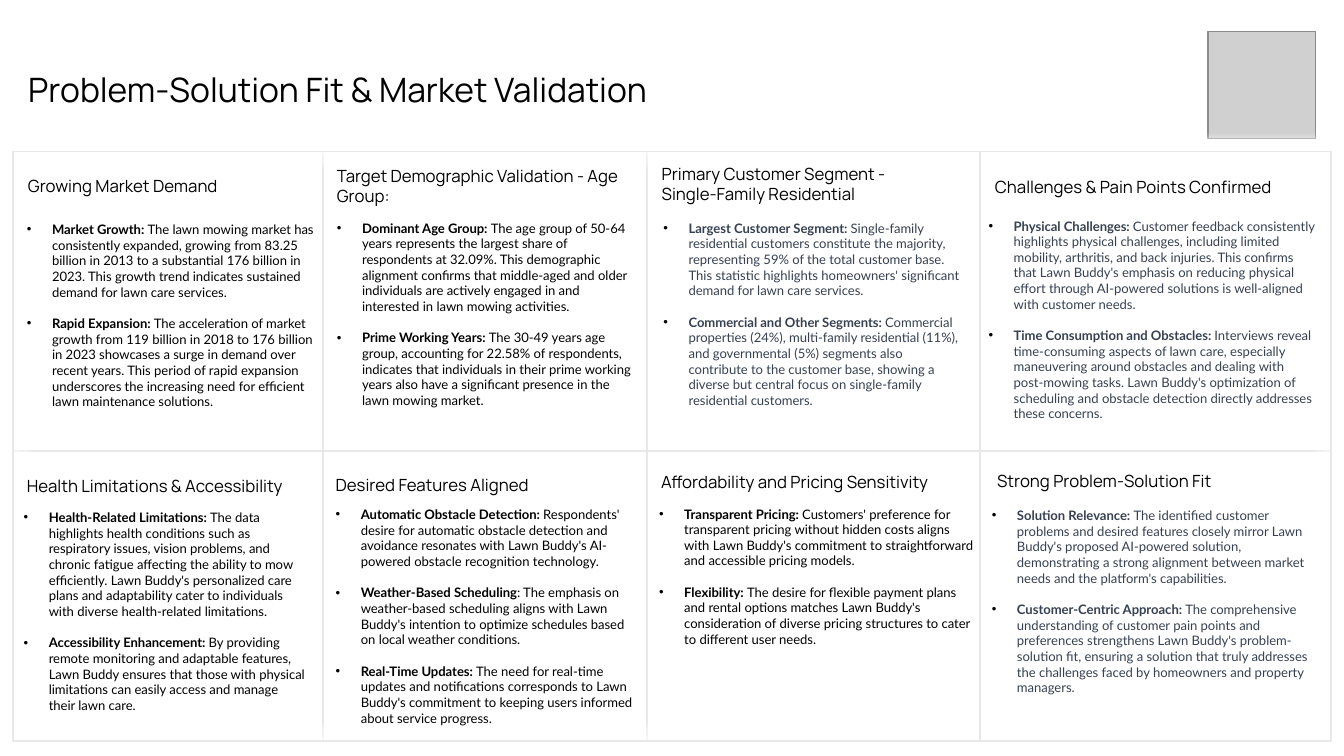
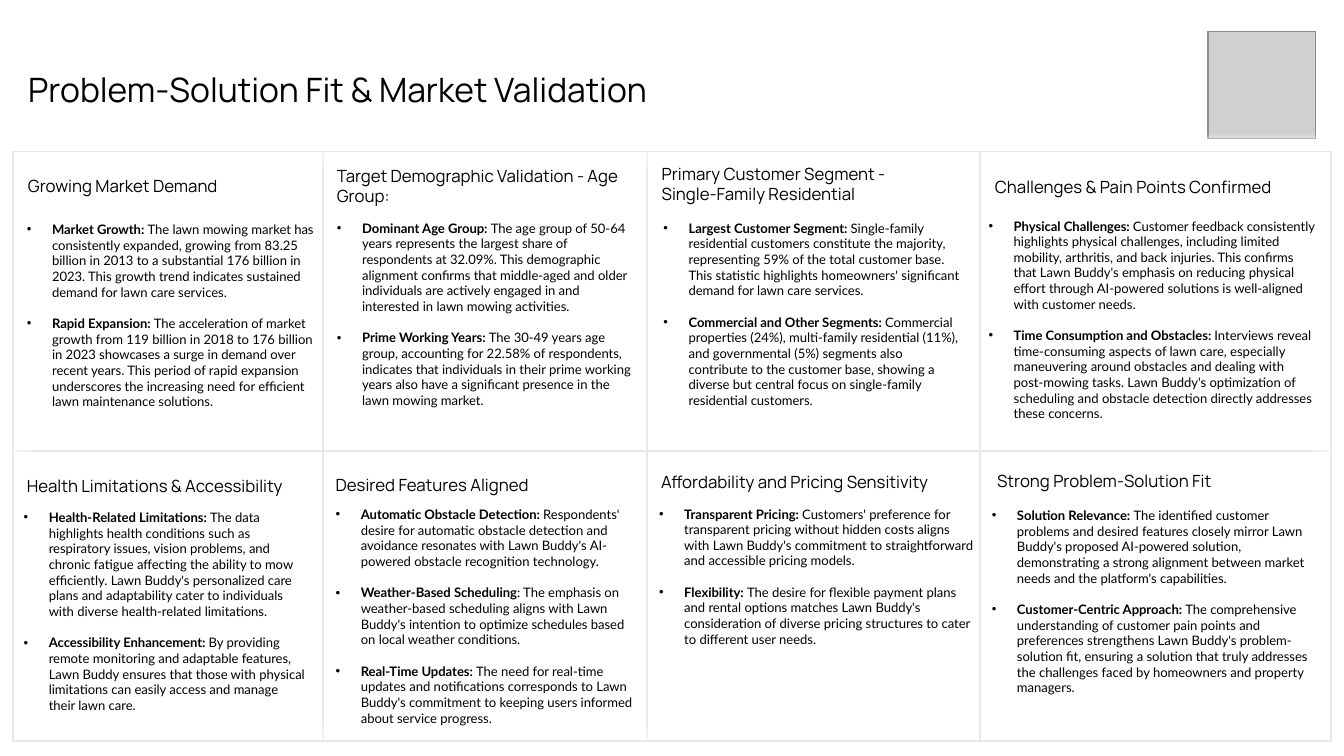
Before and after one commit to gasserahmed/VT-MIT, a slide deck: slide 7 of MGT5824-Tech-based Entrepreneurship/Assignments/Final Venture Concept Pitch/gasser18-final_pitch_slides.pptx. Drawn at 1344x756 pixels with LibreOffice and Linux fonts; fonts in the diff are those of the drawing; grey boxes stand for pictures. Boxes give left, top, right and bottom in pixels: in the first picture for what was removed or moved away, otherwise in the second. Text is boxed around its words. In the diff, an @@ line names an element or a change of style, - is before the commit and + after.

```diff
--- a/MGT5824-Tech-based Entrepreneurship/Assignments/Final Venture Concept Pitch/gasser18-final_pitch_slides.pptx
+++ b/MGT5824-Tech-based Entrepreneurship/Assignments/Final Venture Concept Pitch/gasser18-final_pitch_slides.pptx
@@ text colour #374151 to #000000 in 3 elements at [689,223,959,405], [1014,221,1315,418], [1017,510,1308,695] @@
```
Also in this commit, not shown: 1 other slide changed, 2 other files.
